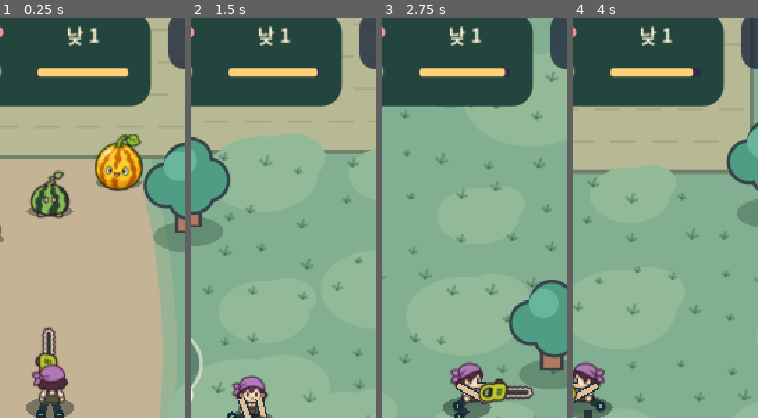
Above: before the commit, frames 1-4 (left to right).
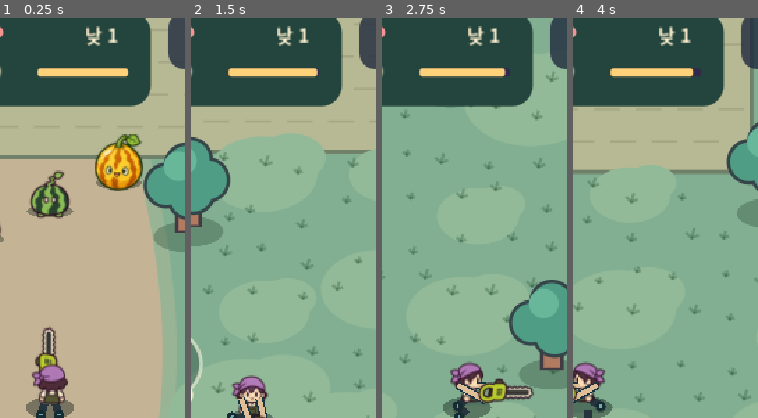
Above: after the commit, the same moments.

Repository: syjkim0125/harvest-deck
Game: Godot game, scene res://mobile.tscn
The game is run twice, just before and just after one commit, with the same random seed, the same clock (stepped at 60 frames per second) and the same inputs.
Inputs (mouse positions are % of the whole screen's width and height, from its top left):
- Up to frame 1 (0.25 s): no input
- Up to frame 2 (1.5 s): tap Enter at 0.5 s; move the mouse to (72, 45) at 0.52 s; hold D (right) 0.53-1.25 s; tap P at 0.6 s; click (72, 45) at 0.67 s; tap Space at 0.77 s; drag from (30, 55) to (45, 70) at 1.27 s
- Up to frame 3 (2.75 s): move the mouse to (60, 28) at 2.02 s; hold D (right) from 2.03 s (still down); tap 7 at 2.1 s
- Up to frame 4 (4 s): release D (right) at 2.75 s; drag from (45, 70) to (20, 35) at 2.77 s; move the mouse to (80, 65) at 3.52 s; hold A (left) from 3.53 s (still down); tap Keypad Enter at 3.6 s; tap Space at 3.77 s
The pictures show only the part of the screen within x 36-86%, y 12-62%; the shares and areas given below are measured in that part.

The runs differ from the first frame. In frame 1, 0.7% of the frame differs, in the area x 36-64%, y 2-7%; in frame 2, 0.7%; in frame 3, 0.7%; in frame 4, 0.7%.

Commit message:
Give repeat combat cards and quick blending distinct effects

Diff:
--- a/scripts/mobile_combat.gd
+++ b/scripts/mobile_combat.gd
@@ -17,9 +17,9 @@
 var immunity := 0.0
 var next_spawn := 0.0
 var wide := 0
-var spins := false
-var bounty := false
-var armor := false
+var spins := 0
+var bounty := 0
+var armor := 0
 var direction := Vector2.ZERO
 var wave_random := RandomNumberGenerator.new()
 
@@ -41,9 +41,9 @@
 	defeated = 0
 	immunity = 0.0
 	wide = 0
-	spins = false
-	bounty = false
-	armor = false
+	spins = 0
+	bounty = 0
+	armor = 0
 	next_spawn = 2.6 if number == 1 else 1.9
 	wave_random.seed = 834 + number
 	direction = Vector2.ZERO
@@ -78,13 +78,13 @@
 		var enemy := fruits[i]
 		if enemy.hp <= 0:
 			defeated += 1
-			if bounty and cargo.size() < harvest_limit():
+			for bonus in range(mini(bounty, harvest_limit() - cargo.size())):
 				cargo.append(enemy.kind)
 			fruits.remove_at(i)
 		elif immunity <= 0.0 and player.distance_to(enemy.pos) < 32:
 			immunity = 1.35
-			if armor:
-				armor = false
+			if armor > 0:
+				armor -= 1
 			else:
 				hearts -= 1
 			enemy.pos += player.direction_to(enemy.pos) * 70
@@ -102,12 +102,12 @@
 func equip(card: int) -> void:
 	match card:
 		WIDE: wide += 1
-		SPIN: spins = true
+		SPIN: spins += 1
 		HEART:
 			heart_limit += 1
 			hearts += 1
-		BOUNTY: bounty = true
-		GUARD: armor = true
+		BOUNTY: bounty += 1
+		GUARD: armor += 1
 
 func stop_hunt() -> void:
 	active = false
@@ -124,10 +124,10 @@
 	return 18
 
 func cut_reach() -> float:
-	return 100.0 + 33.0 * wide
+	return 100.0 + 33.0 * wide + 14.0 * maxi(0, spins - 1)
 
 func cut_dot_limit() -> float:
-	return -1.0 if spins else 0.1
+	return -1.0 if spins > 0 else 0.1
 
 func update_orchard_counter() -> void:
 	if is_instance_valid(orchard_counter):
@@ -140,7 +140,7 @@
 	pass
 
 func _draw() -> void:
-	if spins and cut_trail_left > 0.0 and not impact.reduced:
+	if spins > 0 and cut_trail_left > 0.0 and not impact.reduced:
 		var opacity := cut_trail_left / BREAK_TRAIL_DURATION
 		draw_arc(player, cut_reach() * (0.94 - opacity * 0.20), 0, TAU, 44, Color(1, 0.89, 0.59, opacity * 0.58), 2.5, true)
 	draw_harvest_actors(ThemeDB.fallback_font)
--- a/scripts/mobile_mvp.gd
+++ b/scripts/mobile_mvp.gd
@@ -362,7 +362,7 @@
 	Art.box(canvas, Rect2(12, 16, 266, 92), Color("24453d"), 20)
 	for i in range(combat.heart_limit):
 		heart(Vector2(33 + 23 * i, 39), i < combat.hearts)
-	label("낮 %d" % day_number, 196, 46, 18)
+	label("낮 %d" % day_number, 214, 46, 18)
 	Art.fruit(canvas, Vector2(36, 75), 0, 0.78)
 	Art.fruit(canvas, Vector2(108, 75), 1, 0.78)
 	label(str(stash_counts[0]), 49, 81, 19)
@@ -439,6 +439,7 @@
 			Art.fruit(canvas, at + Vector2(10, -4), 1, radius / 23.0)
 		Shop.JUICE:
 			Art.cup(canvas, at, 0, radius / 15.0)
+			spark(at + Vector2(15, -8), 7, Color("bc6a37"))
 		Shop.MIX, Shop.EXTRA:
 			Art.fruit(canvas, at + Vector2(-13, 7), 0, radius / 25.0)
 			Art.fruit(canvas, at + Vector2(13, 7), 1, radius / 25.0)
@@ -455,7 +456,7 @@
 		Combat.HEART: return "튼튼 앞치마"
 		Combat.BOUNTY: return "과일 한 줌"
 		Combat.GUARD: return "폭신 방패"
-		Shop.JUICE: return "두 잔 한 번에"
+		Shop.JUICE: return "빠른 착즙"
 		Shop.MIX: return "섞어 주스"
 		Shop.HELP: return "도우미"
 		Shop.GIFT: return "팁 병"
@@ -464,7 +465,7 @@
 func card_effect(card: int) -> String:
 	match card:
 		Combat.WIDE: return "멀리 베기"
-		Combat.SPIN: return "뒤도 베기"
+		Combat.SPIN: return "회전 범위 +" if combat.spins > 0 else "뒤도 베기"
 		Combat.HEART: return "하트 +1"
 		Combat.BOUNTY: return "과일 +1"
 		_: return "한 번 막기"
--- a/scripts/mobile_shop.gd
+++ b/scripts/mobile_shop.gd
@@ -21,6 +21,7 @@
 var next_customer := 0
 var arrival := 0.0
 var blend := 0.0
+var quick_blends := 0
 var service := 0.0
 var time := 0.0
 var closing_time := 0.0
@@ -75,6 +76,7 @@
 				if raw[fruit] > 0:
 					raw[fruit] -= 1
 					jobs.append(fruit)
+					quick_blends += 1
 		MIX, EXTRA:
 			raw[0] -= 1
 			raw[1] -= 1
@@ -101,6 +103,8 @@
 		if blend >= mix_duration():
 			blend = 0.0
 			produced = jobs.pop_front()
+			if produced < 2:
+				quick_blends = maxi(0, quick_blends - 1)
 			shelf.append(produced)
 			mixed += 1
 	if not shelf.is_empty() and not customers.is_empty():
@@ -118,7 +122,9 @@
 		done = (jobs.is_empty() and shelf.is_empty()) or closing_time >= 9.0
 
 func mix_duration() -> float:
-	return 0.70 if not jobs.is_empty() and jobs[0] >= 2 else 1.25
+	if not jobs.is_empty() and jobs[0] >= 2:
+		return 0.70
+	return 0.45 if quick_blends > 0 else 1.25
 
 func service_duration() -> float:
 	return 0.46 if helper else 1.5
--- a/tests/mobile_mvp.gd
+++ b/tests/mobile_mvp.gd
@@ -122,10 +122,14 @@
 	plain.hands.assign([Shop.MIX, Shop.JUICE])
 	check(not plain.play_at(Shop.MIX, 0) and not plain.opened and plain.raw == [2, 0],
 		"watermelon-only stock cannot play a mix card")
-	check(plain.play_at(Shop.JUICE, 0) and plain.jobs == [0, 0], "watermelon-only stock starts the regular recipe")
+	check(plain.play_at(Shop.JUICE, 0) and plain.jobs == [0, 0] and plain.mix_duration() == 0.45, "watermelon-only quick blend actually speeds both queued cups")
 	for i in 1500:
 		plain.tick(1.0 / 60.0)
 	check(plain.sold == 2 and plain.cash == 6 and plain.premiums == 0 and plain.done,
 		"the watermelon-only route produces two actual sales and settles once")
+	game.combat.equip(Combat.SPIN)
+	game.combat.equip(Combat.SPIN)
+	check(game.combat.cut_dot_limit() == -1.0 and game.combat.cut_reach() == 114.0,
+		"redrawing the spin card extends its range instead of wasting the choice")
 	print("MOBILE MVP: %d checks, %d failures" % [checks, failures])
 	quit(failures)
Binary file changed: assets/market-sans.otf
Not shown, changed: docs/HANDOFF.md
Not shown, changed: docs/MOBILE_MVP.md
